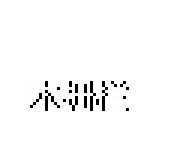
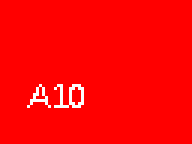
Revision of a layered 192px x 144px image; what changed, layer by layer:
added layer "A10" above "木栅栏" over [27,84,84,108]
hid "木栅栏" over [27,81,126,111]
hid "图层 32" over [30,81,129,111]
showed "背景" over [0,0,192,144]
